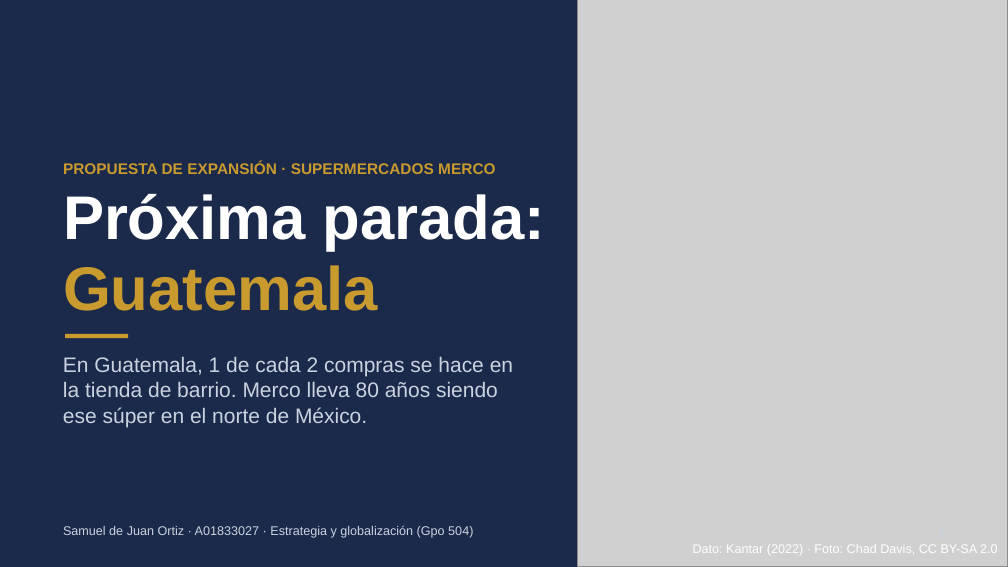
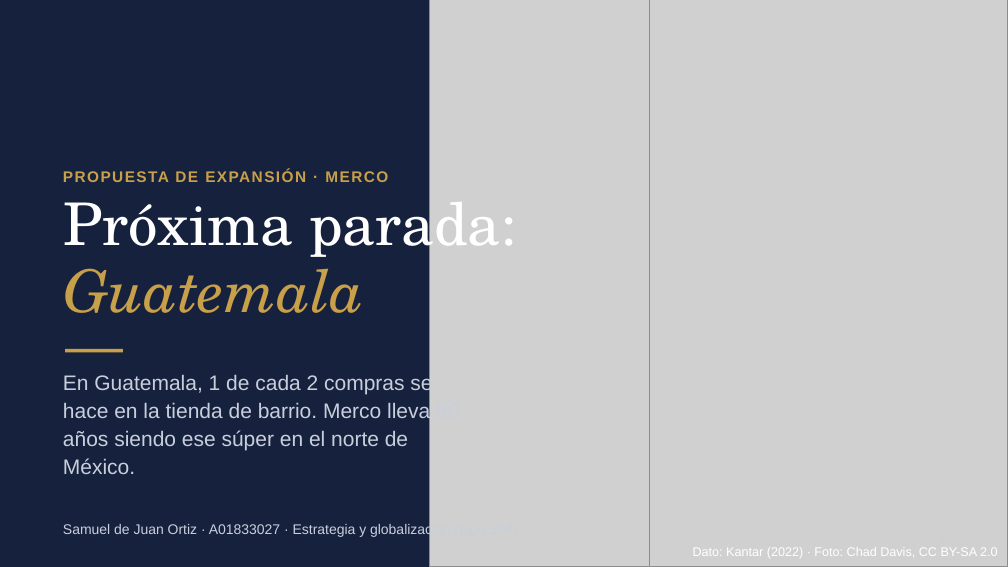
Before and after one commit to samueldejuan/samuel, a slide deck: slide 1 of presentacion/Pitch_Merco_Guatemala.pptx. Drawn at 1008x567 pixels with LibreOffice and Linux fonts; fonts in the diff are those of the drawing; grey boxes stand for pictures. Boxes give left, top, right and bottom in pixels: in the first picture for what was removed or moved away, otherwise in the second. Text is boxed around its words. In the diff, an @@ line names an element or a change of style, - is before the commit and + after.

```diff
--- a/presentacion/Pitch_Merco_Guatemala.pptx
+++ b/presentacion/Pitch_Merco_Guatemala.pptx
@@ background #1B2A4A to #16223D @@
@@ picture added at bbox=[429, 0, 650, 566] @@
@@ picture: place and size @@
-picture at bbox=[578, 0, 1008, 566]
+picture at bbox=[430, 0, 1008, 566]
@@ text at bbox=[63, 170, 388, 182]: text changed; text colour #C99A2E to #C9A04A @@
-PROPUESTA DE EXPANSIÓN · SUPERMERCADOS MERCO
+PROPUESTA DE EXPANSIÓN · MERCO
@@ text "Próxima parada:": place and size @@
-text "Próxima parada:" at bbox=[63, 194, 545, 311]
+text "Próxima parada:" at bbox=[63, 187, 517, 313]
@@ text "Próxima parada:" at bbox=[63, 187, 517, 313]: size 44 to 42 pt, font Arial to TeX Gyre Schola, bold off; text colour #C99A2E to #C9A04A, italic on in "Guatemala" @@
@@ line moved from (66, 336) - (128, 336) to (66, 351) - (123, 351) @@
@@ line (66, 351) - (123, 351): stroke #C99A2E 3 pt to #C9A04A 2.5 pt @@
@@ text "En Guatemala, 1 de cada ...": place and size @@
-text "En Guatemala, 1 de cada ..." at bbox=[63, 357, 513, 427]
+text "En Guatemala, 1 de cada ..." at bbox=[63, 374, 432, 474]
@@ text "En Guatemala, 1 de cada ..." at bbox=[63, 374, 432, 474]: text colour #C9D2E0 to #C8CFDC; line spacing 1 to 1.1 @@
@@ text "Samuel de Juan Ortiz · ..." at bbox=[63, 523, 451, 538]: size 9 to 10 pt, text colour #C9D2E0 to #C8CFDC @@
```
Also in this commit, not shown: 7 other slides changed, 10 other files.
